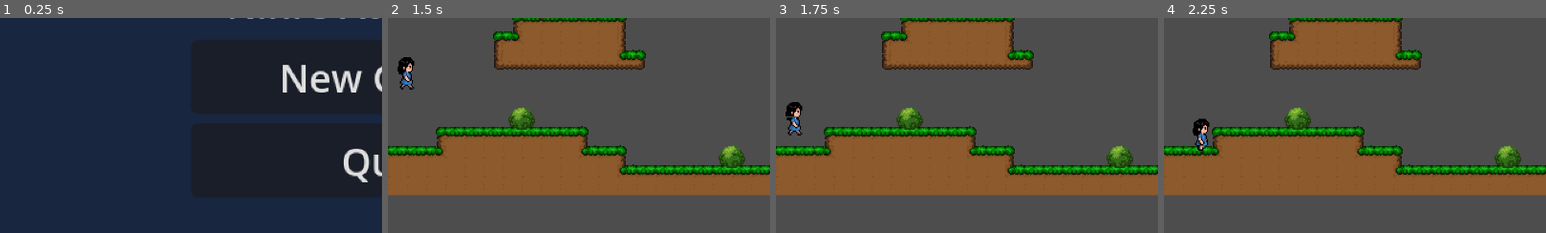
Above: before the commit, frames 1-4 (left to right).
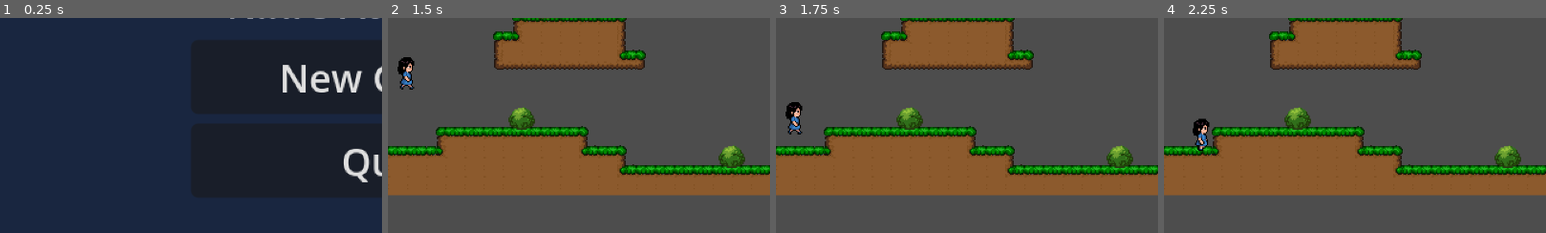
Above: after the commit, the same moments.

Repository: PsyburGai/ninis-adventure
Game: Godot game, scene res://source/scenes/levels/main_menu.tscn
Same seed, same stepped clock (60 frames per second), same inputs: the game is played once before the commit and once after it.
Inputs:
- Up to frame 1 (0.25 s): no input
- Up to frame 2 (1.5 s): click "New Game" at 0.5 s; click "Slot 1 — Empty" at 1.25 s
- Up to frame 3 (1.75 s): no input
- Up to frame 4 (2.25 s): hold D (move_right) from 2.03 s (still down)
The pictures show only the part of the screen within x 0-50%, y 34-84%; the shares and areas given below are measured in that part.

Frames 1-2 are identical in both runs. In frame 3, 0.2% of the frame differs, in the area x 2-7%, y 45-55%; in frame 4, nothing differs.

Commit message:
Fix idle animation - single frame only, right half of idle PNG is transparent

Diff:
--- a/source/scenes/player/nini.tscn
+++ b/source/scenes/player/nini.tscn
@@ -7,10 +7,6 @@
 [sub_resource type="AtlasTexture" id="AtlasTexture_idle_0"]
 atlas = ExtResource("3_idle")
 region = Rect2(0, 0, 32, 32)
-
-[sub_resource type="AtlasTexture" id="AtlasTexture_idle_1"]
-atlas = ExtResource("3_idle")
-region = Rect2(32, 0, 32, 32)
 
 [sub_resource type="AtlasTexture" id="AtlasTexture_walk_0"]
 atlas = ExtResource("2_texture")
@@ -65,9 +61,6 @@
 "frames": [{
 "duration": 1.0,
 "texture": SubResource("AtlasTexture_idle_0")
-}, {
-"duration": 1.0,
-"texture": SubResource("AtlasTexture_idle_1")
 }],
 "loop": true,
 "name": &"idle",
